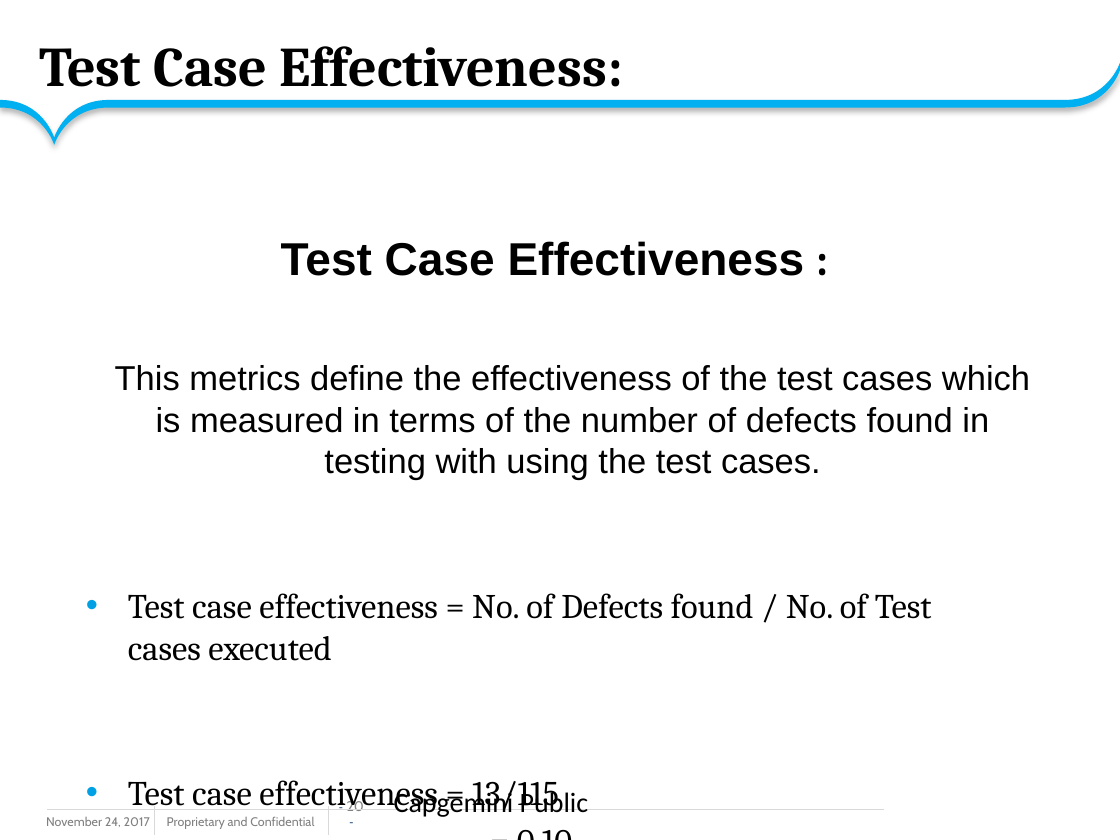
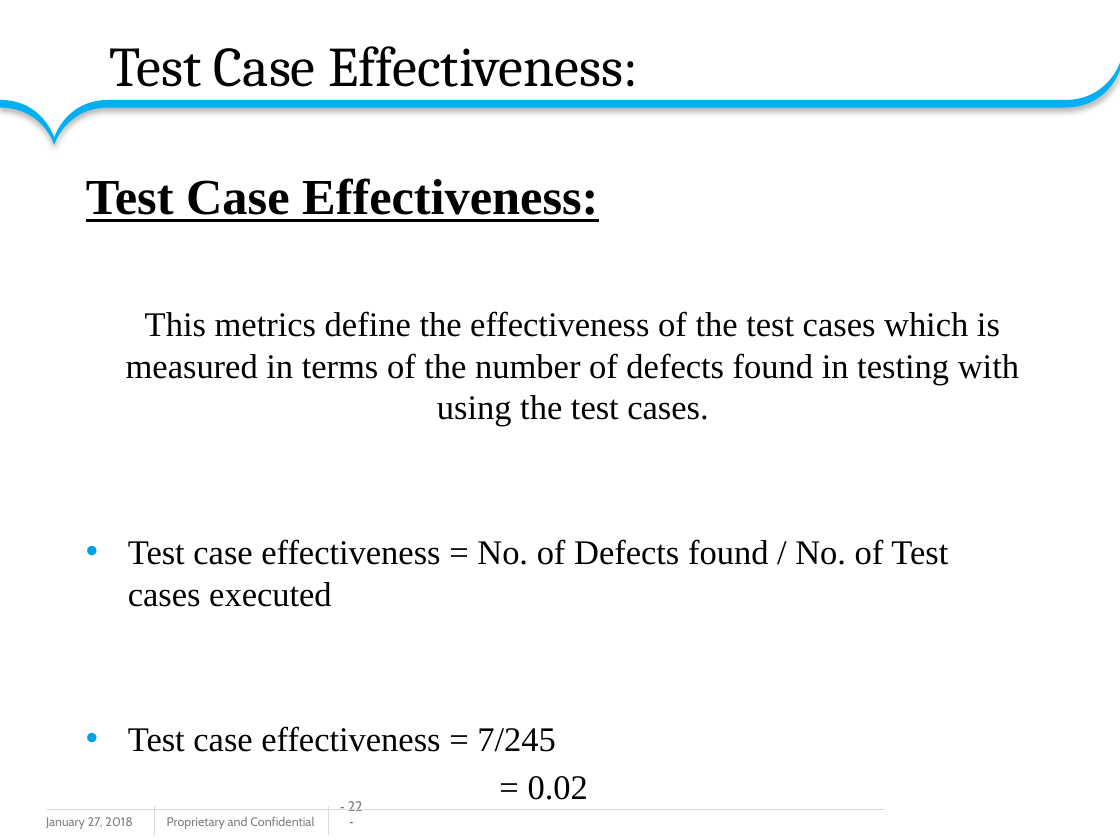
Before and after one commit to amolhadkar71/sssssssss, a slide deck: slide 22 of GroupB_HBMS_ppt.pptx (slide 20 before the commit). Drawn at 1120x840 pixels with LibreOffice and Linux fonts; fonts in the diff are those of the drawing; background and template pictures are left out. Boxes give left, top, right and bottom in pixels: in the first picture for what was removed or moved away, otherwise in the second. Text is boxed around its words. In the diff, an @@ line names an element or a change of style, - is before the commit and + after.

```diff
--- a/GroupB_HBMS_ppt.pptx
+++ b/GroupB_HBMS_ppt.pptx
@@ title "Test Case Effectiveness:" at <box>109,46,638,87</box>: bold off @@
@@ subtitle "Test Case Effectiveness:": place and size @@
-subtitle "Test Case Effectiveness:" at <box>115,241,1030,813</box>
+subtitle "Test Case Effectiveness:" at <box>86,178,1019,752</box>
@@ subtitle at <box>86,178,598,222</box>: text changed; size 29.6 to 32.4 pt; font Arial to Times New Roman @@
-Test Case Effectiveness :
+Test Case Effectiveness:
@@ subtitle at <box>126,311,1019,607</box>: font Arial to Times New Roman in "This metrics define the effectiveness of the ..."; font Cambria to Times New Roman in "Test case effectiveness = No. of Defects ..." @@
@@ subtitle at <box>128,726,556,752</box>: text changed; font Cambria to Times New Roman @@
-• Test case effectiveness = 13/115
-= 0.10
+• Test case effectiveness = 7/245
+= 0.02
@@ page number at <box>348,801,363,811</box>: text changed @@
-- 20 -
+- 22 -
@@ text removed at <box>394,788,588,817</box> @@
-Capgemini Public
@@ text at <box>46,817,132,829</box>: text changed @@
-November 24, 2017
+January 27, 2018
```
Also in this commit, not shown: 12 other slides changed, 13 slides added, 9 slides removed.
